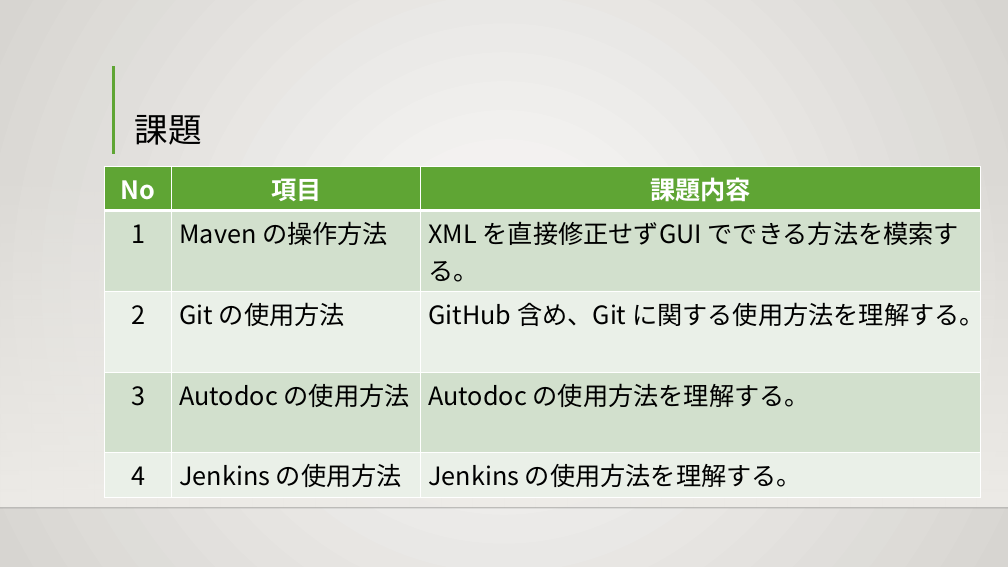
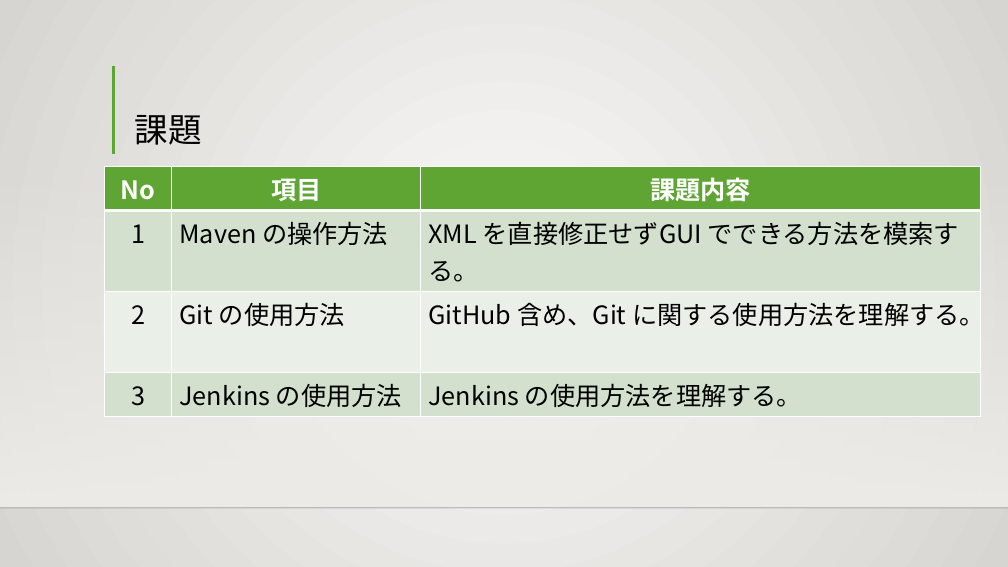
Before and after one commit to yutakanakajima/invoice, a slide deck: slide 10 of Document/WebJava中級_発表資料.pptx (slide 9 before the commit). Drawn at 1008x567 pixels with LibreOffice and Linux fonts; fonts in the diff are those of the drawing; background and template pictures are left out. Boxes give left, top, right and bottom in pixels: in the first picture for what was removed or moved away, otherwise in the second. Text is boxed around its words. In the diff, an @@ line names an element or a change of style, - is before the commit and + after.

```diff
--- a/Document/WebJava中級_発表資料.pptx
+++ b/Document/WebJava中級_発表資料.pptx
@@ table at (104, 166, 982, 411) @@
-row 4: 3 | Autodoc の使用方法 | Autodoc の使用方法を理解する。
-row 5: 4 | Jenkins の使用方法 | Jenkins の使用方法を理解する。
+row 4: 3 | Jenkins の使用方法 | Jenkins の使用方法を理解する。
```
Also in this commit, not shown: 7 other slides changed, 1 slide added.
